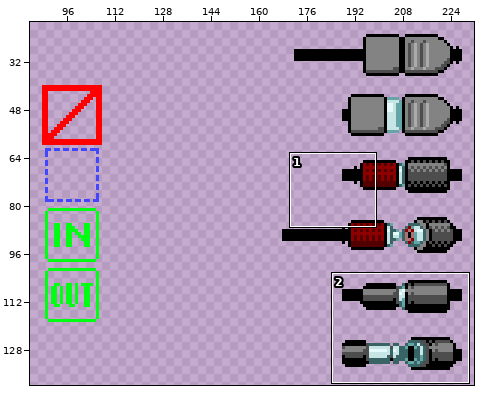
File history of a sprite sheet, connector/connectors.png. The first picture is a wide view before the edit; the outline marks the close-up.
Close-up. Earlier state:
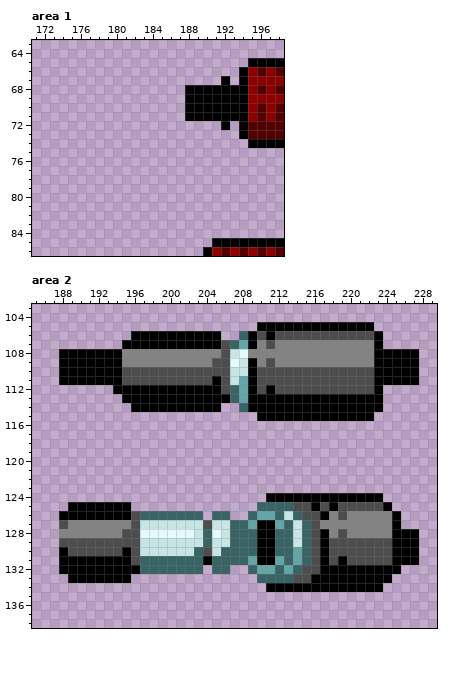
The file is 320x200 pixels. Shown: area 1: x 171..198, y 63..86; area 2: x 185..229, y 103..138. The wide view leaves out empty margins.
The same view after the edit:
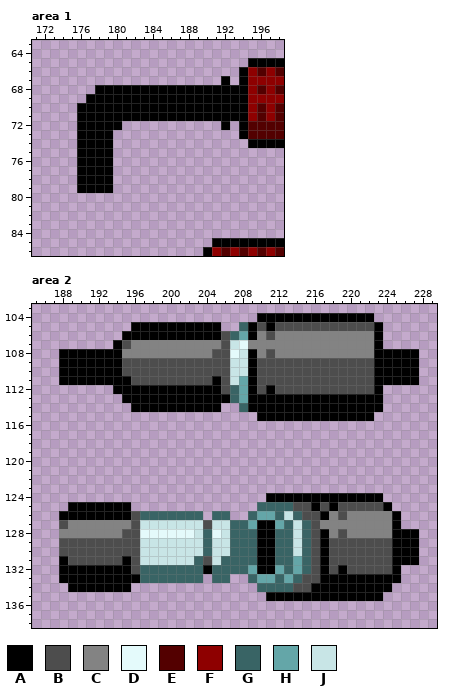
Palette (. is transparent): A #000000  B #4d4d4d  C #838383  D #e4fafb  E #530000  F #8e0000  G #396465  H #64a6a8  J #c8e5e6
Log entry: Expand connectors by dragging
Diff:
Area 1:
y 68: x 178..187 .......... -> AAAAAAAAAA
y 69: x 177..187 ........... -> AAAAAAAAAAA
y 70..71: x 176..187 ............ -> AAAAAAAAAAAA
y 72: x 176..180 ..... -> AAAAA
y 73..79: x 176..179 .... -> AAAA
Area 2:
y 104: x 210..222 ............. -> AAAAAAAAAAAAA
y 105: x 196..205 .......... -> AAAAAAAAAA; x 208..210 ..A -> GAB; x 212..223 AAAAAAAAAAA. -> BBBBBBBBBBBA
y 106: x 195 . -> A; x 206..208 ..G -> BGH; x 210..222 BABBBBBBBBBBB -> CBCCCCCCCCCCC
y 107: x 194..205 .AAAAAAAAAAA -> ABCCCCCCCCCC; x 207..209 GHA -> JDC; x 211 B -> C
y 108: x 205 C -> B; x 207..209 JDC -> DJA; x 211 C -> B
y 109: x 195..204 CCCCCCCCCC -> BBBBBBBBBB; x 207 D -> J; x 210 C -> B; x 212..222 CCCCCCCCCCC -> BBBBBBBBBBB
y 111: x 195 B -> A
y 130: x 188 A -> B; x 195 A -> B; x 203..204 GB -> JG; x 206 G -> J; x 214 H -> J
y 131: x 189..194 AAAAAA -> BBBBBB; x 197..202 GGGGGG -> JJJJJJ; x 204..205 AG -> BJ; x 209 H -> G; x 212 H -> G; x 219 A -> B
y 132: x 196 A -> B; x 204 . -> A; x 207..215 ..GHHGHGB -> GGHAAHGHG; x 218 A -> B; x 220..224 AAAAA -> BBBBB
y 133: x 188 . -> A; x 196..203 ........ -> AGGGGGGG; x 205..206 .. -> GG; x 209..211 .GG -> GHH; x 213..214 GB -> HG; x 216 A -> B; x 225 . -> A
y 134: x 189..195 ....... -> AAAAAAA; x 210..215 .AAAAA -> GGGGBB; x 224 . -> A
y 135: x 211..223 ............. -> AAAAAAAAAAAAA
Boxes around the changes in both close-ups, in picture pixels (x1, y1, x2, y2):
added: (77, 85, 185, 193)
changed: (113, 313, 383, 385)
changed: (59, 547, 401, 601)
